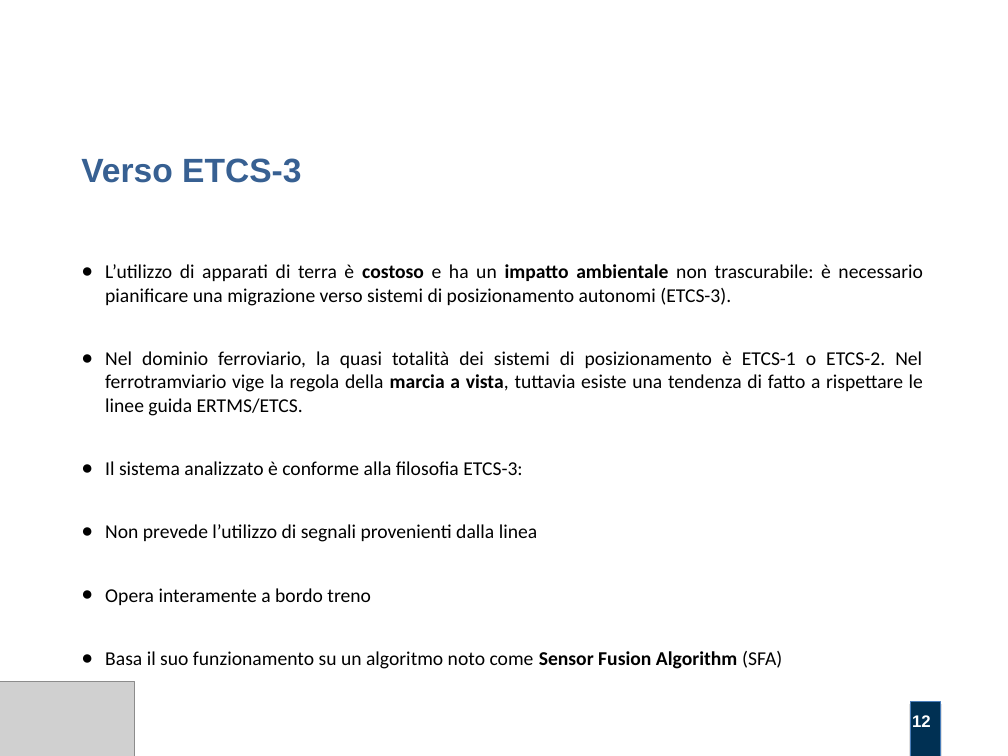
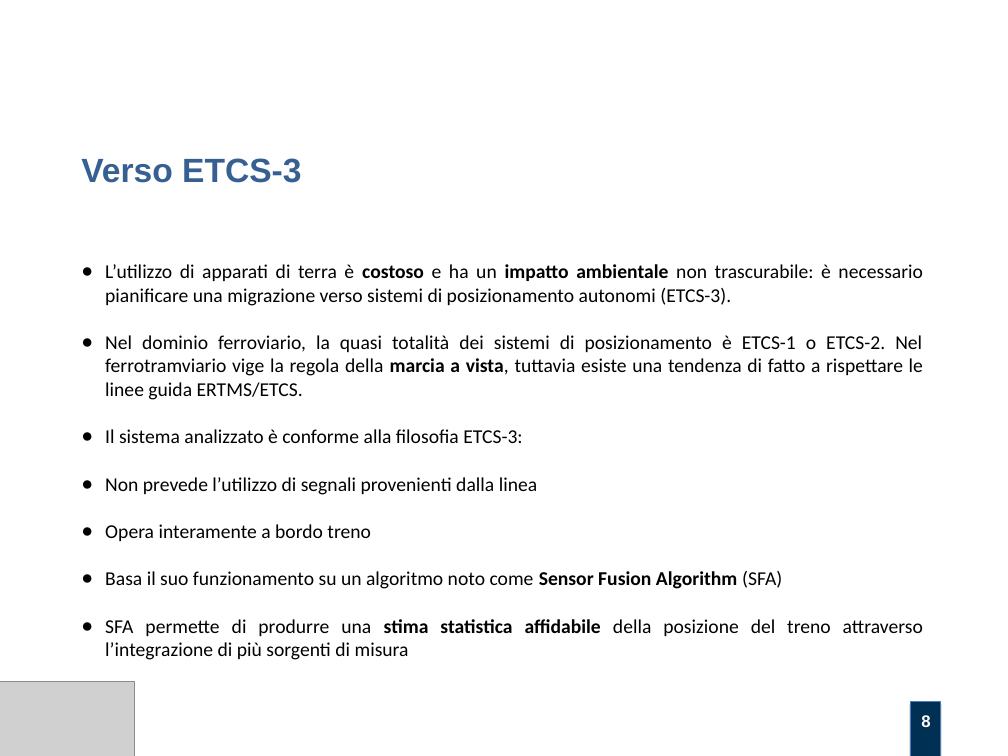
Before and after one commit to alexfoglia1/thesis, a slide deck: slide 8 of Slides/slides.odp (slide 12 before the commit). Drawn at 1008x756 pixels with LibreOffice and Linux fonts; fonts in the diff are those of the drawing; grey boxes stand for pictures; background and template pictures are left out. Boxes give left, top, right and bottom in pixels: in the first picture for what was removed or moved away, otherwise in the second. Text is boxed around its words. In the diff, an @@ line names an element or a change of style, - is before the commit and + after.

```diff
--- a/Slides/slides.odp
+++ b/Slides/slides.odp
@@ text at (x1=105, y1=264, x2=923, y2=589): less space between paragraphs @@
@@ text at (x1=105, y1=619, x2=923, y2=636): paragraph added @@
+● SFA permette di produrre una stima statistica affidabile della posizione del treno attraverso l’integrazione di più sorgenti di misura
@@ page number at (x1=921, y1=715, x2=930, y2=727): text changed @@
-12
+8
```
Also in this commit, not shown: 7 other slides changed, 10 slides removed, 2 other files.
